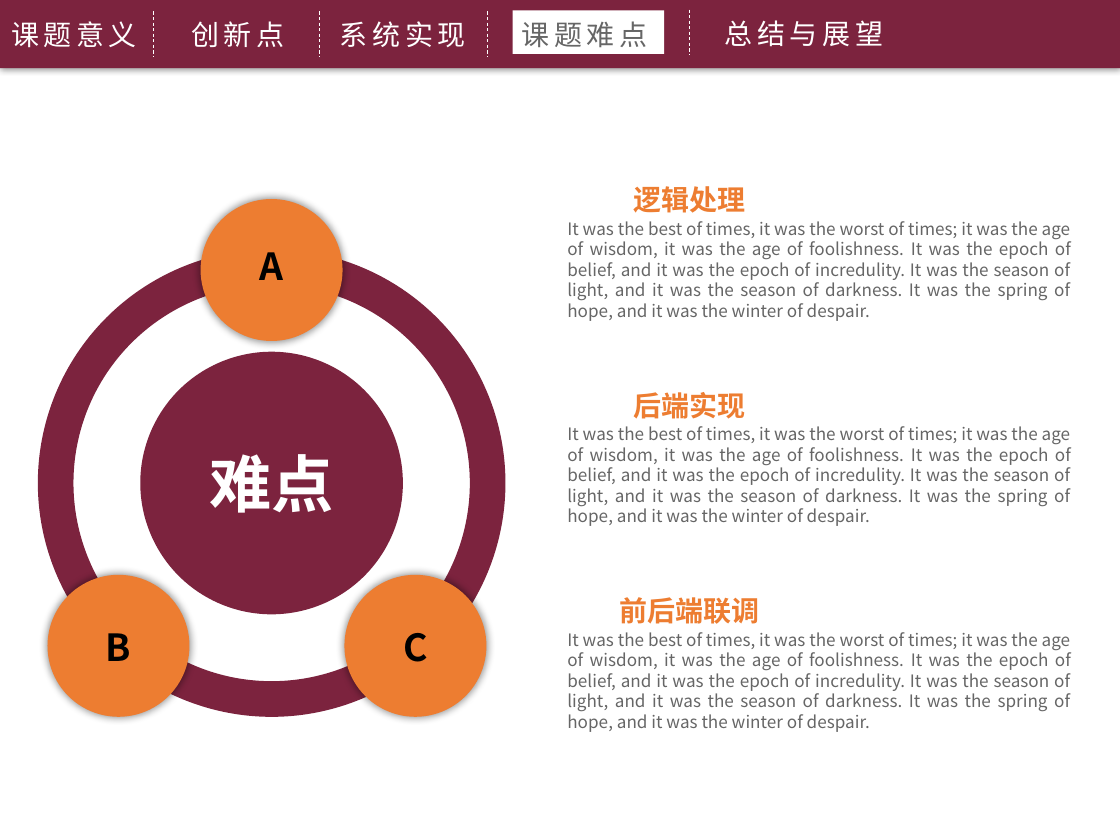
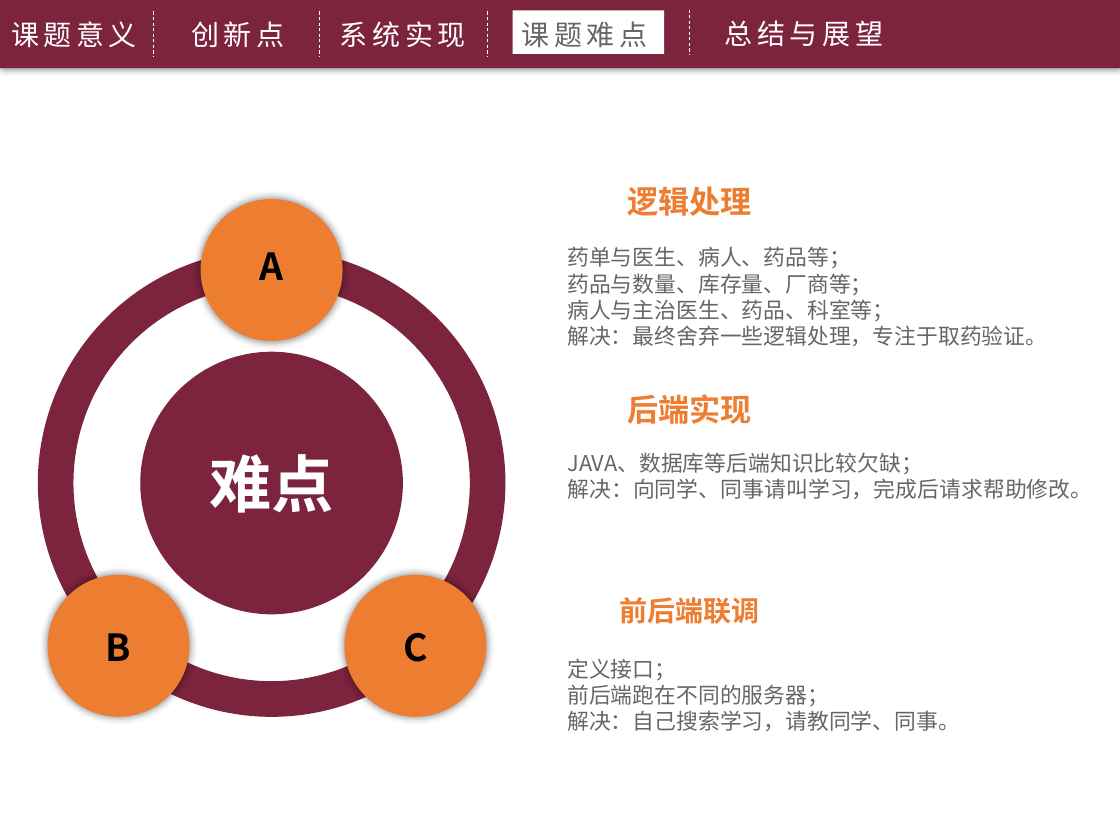
Before and after one commit to wangcherry/2016GraduationThesis, a slide deck: slide 15 of wangying/毕业答辩--王英.pptx. Drawn at 1120x840 pixels with LibreOffice and Linux fonts; fonts in the diff are those of the drawing; background and template pictures are left out. Boxes give left, top, right and bottom in pixels: in the first picture for what was removed or moved away, otherwise in the second. Text is boxed around its words. In the diff, an @@ line names an element or a change of style, - is before the commit and + after.

```diff
--- a/wangying/毕业答辩--王英.pptx
+++ b/wangying/毕业答辩--王英.pptx
@@ text "逻辑处理" at (627,186,752,216): size 18 to 20 pt @@
@@ text at (567,246,1047,346): text changed; size 11 to 14 pt @@
-It was the best of times, it was the worst of times; it was the age of wisdom, it was the age of foolishness. It was the epoch of belief, and it was the epoch of incredulity. It was the season of light, and it was the season of darkness. It was the spring of hope, and it was the winter of despair.
+药单与医生、病人、药品等；
+药品与数量、库存量、厂商等；
+病人与主治医生、药品、科室等；
+解决：最终舍弃一些逻辑处理，专注于取药验证。
@@ text "后端实现" at (627,394,752,424): size 18 to 20 pt @@
@@ text at (567,452,1092,499): text changed; size 11 to 14 pt @@
-It was the best of times, it was the worst of times; it was the age of wisdom, it was the age of foolishness. It was the epoch of belief, and it was the epoch of incredulity. It was the season of light, and it was the season of darkness. It was the spring of hope, and it was the winter of despair.
+JAVA、数据库等后端知识比较欠缺；
+解决：向同学、同事请叫学习，完成后请求帮助修改。
@@ text at (567,658,960,731): text changed; size 11 to 14 pt @@
-It was the best of times, it was the worst of times; it was the age of wisdom, it was the age of foolishness. It was the epoch of belief, and it was the epoch of incredulity. It was the season of light, and it was the season of darkness. It was the spring of hope, and it was the winter of despair.
+定义接口；
+前后端跑在不同的服务器；
+解决：自己搜索学习，请教同学、同事。
```
Also in this commit, not shown: 10 other slides changed, 5 other files.
